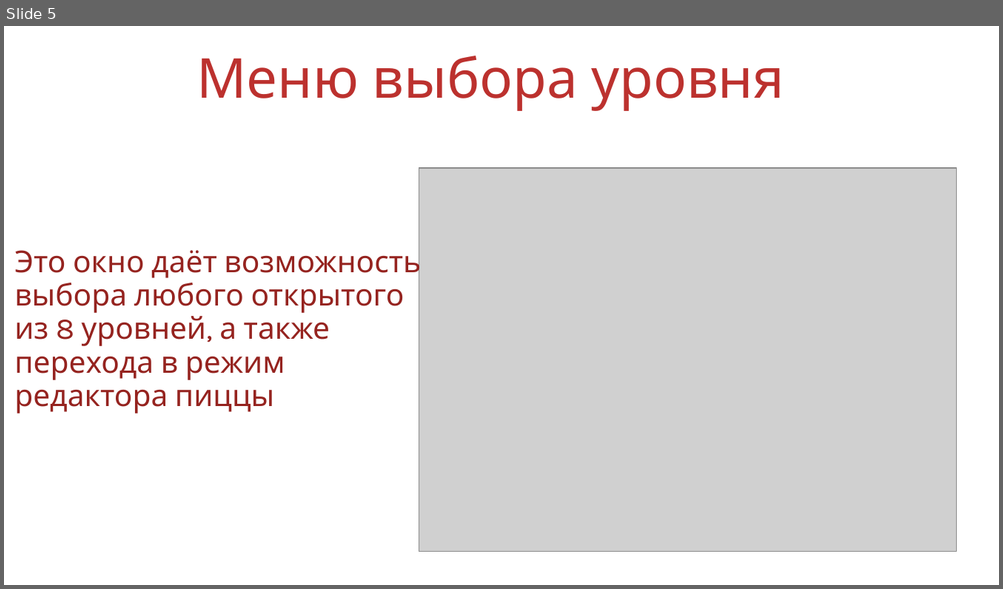
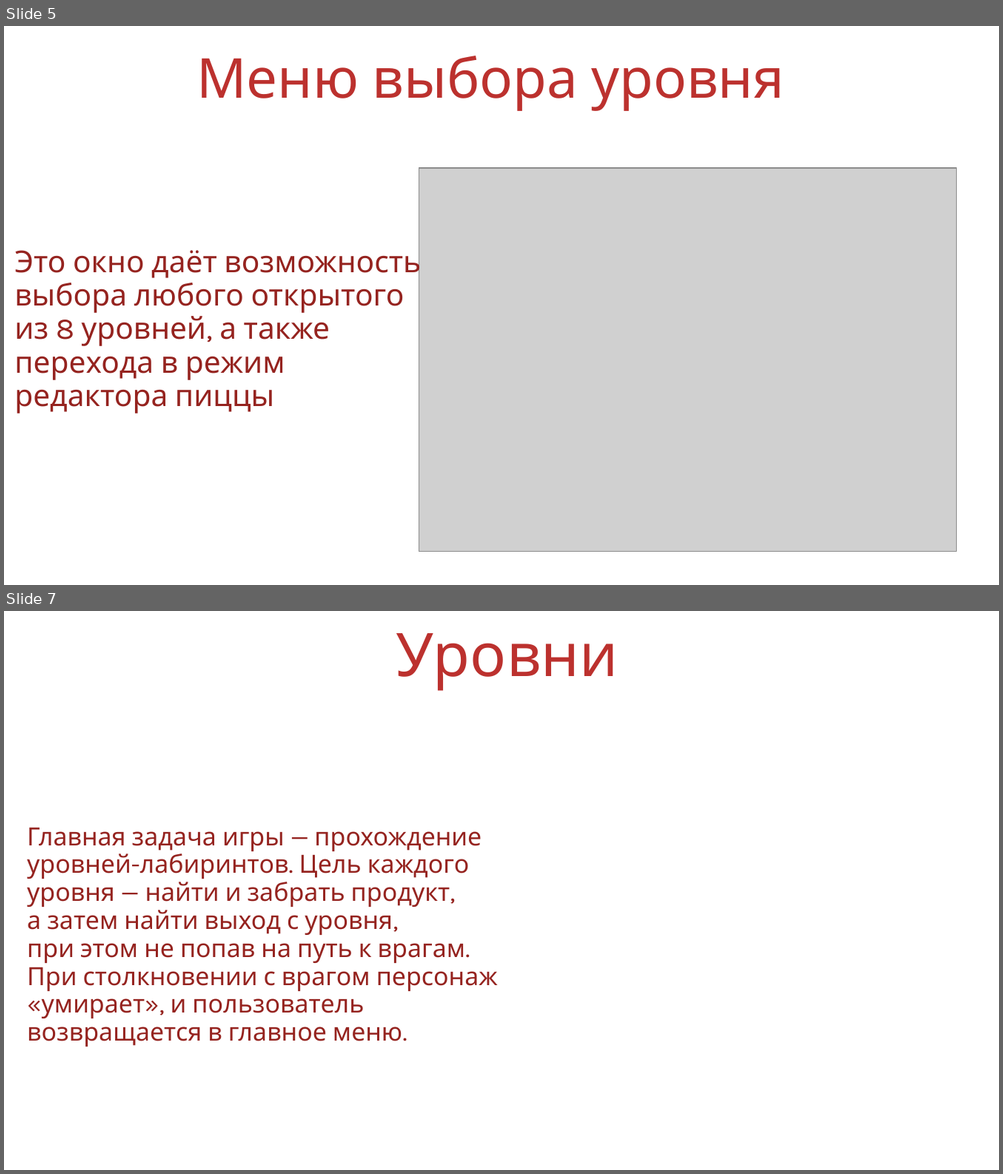
Before and after one commit to KsenyaShestakova/pygame_project, a slide deck: Защита/презентация пицца.ppt. Shown one above the other, each under a label of ours: slide 5 before the commit, slides 5 and 7 after it; the slides between them are not shown. The pictures are 1003x589 and 1003x1174 pixels, drawn with LibreOffice and Linux fonts; fonts in the diff are those of the drawing; grey boxes stand for pictures; background and template pictures are left out. Boxes give left, top, right and bottom in pixels: in the first picture for what was removed or moved away, otherwise in the second. Text is boxed around its words. In the diff, an @@ line names an element or a change of style, - is before the commit and + after.

```diff
--- a/Защита/презентация пицца.ppt
+++ b/Защита/презентация пицца.ppt
@@ slide 7 added at (x1=4, y1=611, x2=999, y2=1170), background picture (left out) @@
@@ text added at (x1=395, y1=633, x2=618, y2=691), 48 pt, text #BC312E @@
+Уровни
@@ text added at (x1=27, y1=827, x2=498, y2=1047), 20 pt, text #95231F @@
+Главная задача игры — прохождение
+уровней-лабиринтов. Цель каждого
+уровня — найти и забрать продукт,
+а затем найти выход с уровня,
+при этом не попав на путь к врагам.
+При столкновении с врагом персонаж
+«умирает», и пользователь
+возвращается в главное меню.
```
Also in this commit, not shown: 1 other slide added, 1 slide removed, 13 other files.
